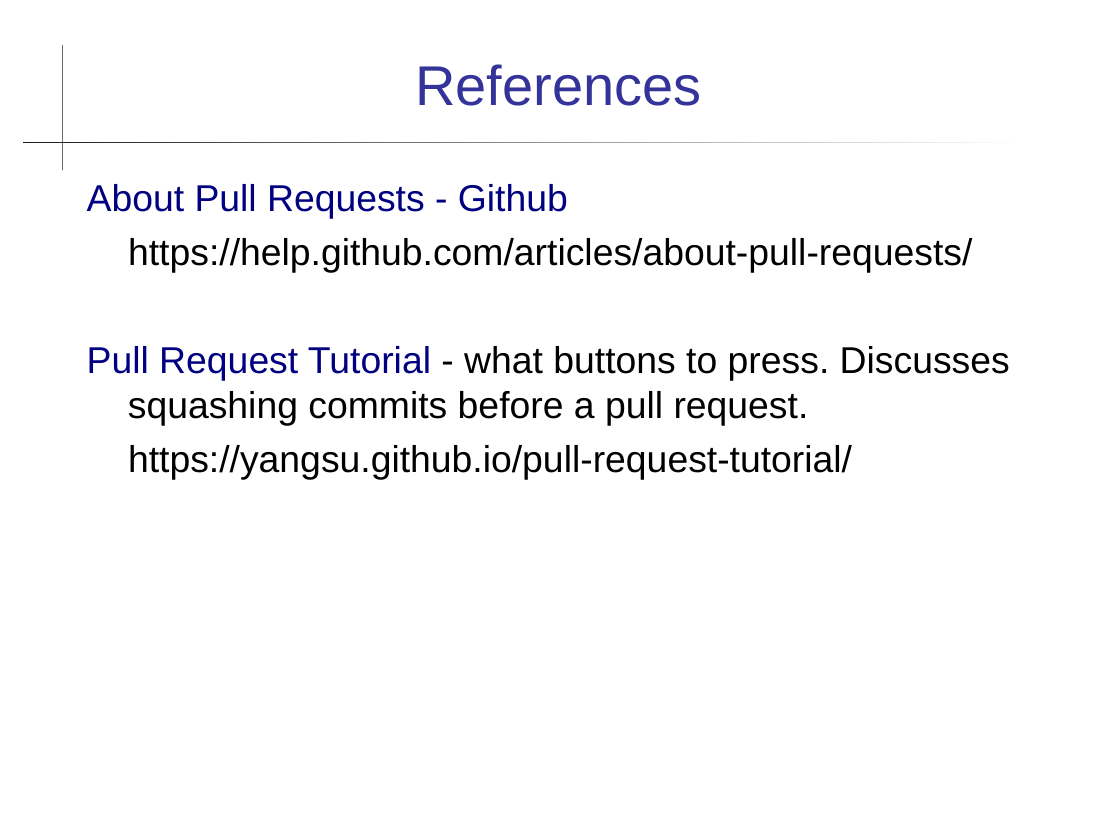
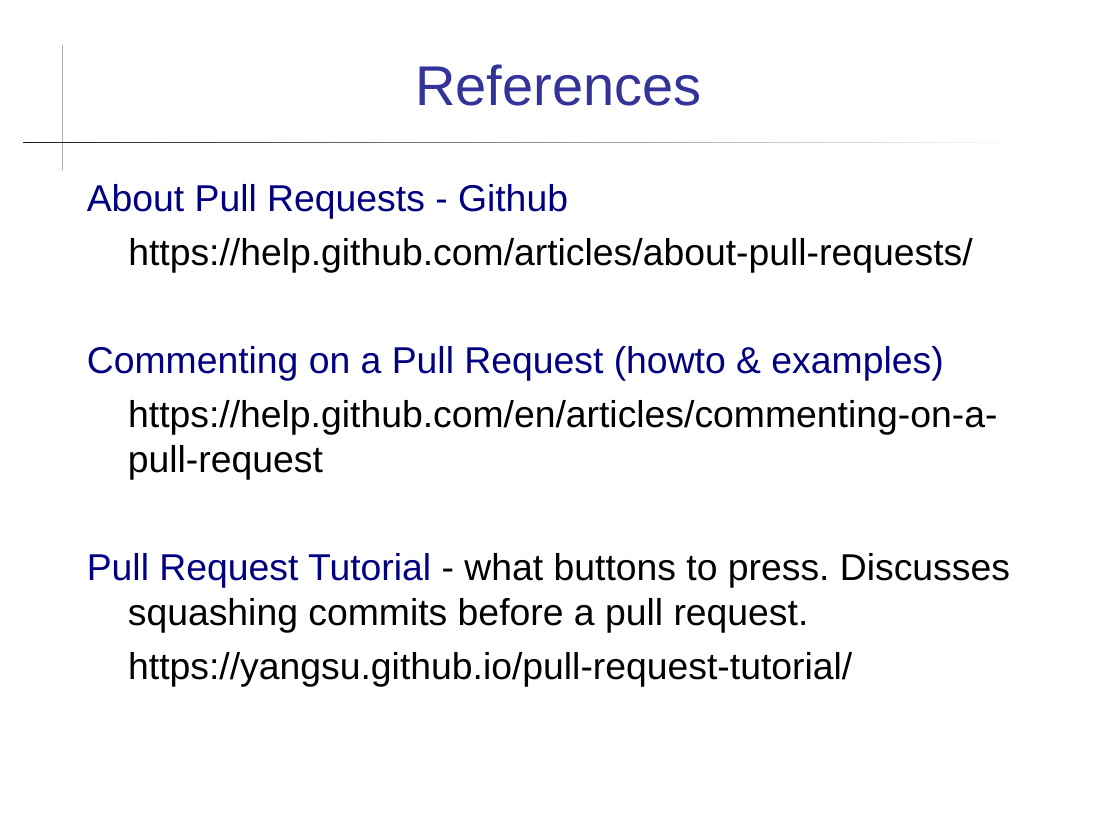
Before and after one commit to cpske/ISP, a slide deck: slide 5 of git/Pull-Requests.ppt. Drawn at 1120x840 pixels with LibreOffice and Linux fonts; fonts in the diff are those of the drawing. Boxes give left, top, right and bottom in pixels: in the first picture for what was removed or moved away, otherwise in the second. Text is boxed around its words. In the diff, an @@ line names an element or a change of style, - is before the commit and + after.

Commit message:
update slides on merge & pull requests, fix bad link

```diff
--- a/git/Pull-Requests.ppt
+++ b/git/Pull-Requests.ppt
@@ text at (87,346,997,480): paragraphs added @@
+Commenting on a Pull Request (howto & examples)
+https://help.github.com/en/articles/commenting-on-a-pull-request
```
Also in this commit, not shown: 2 other slides changed, 5 other files.
